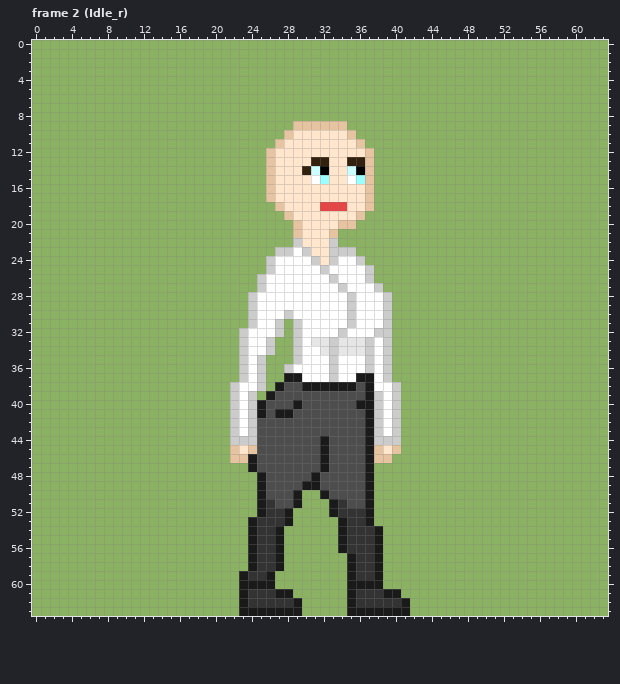
Edited in one commit: pixel-art file (Art/Office Pack/Characters/female1/female1.ase). The picture above is the old version.
64x64 pixels, 40 frames. Shown: frame 2 (Idle_r). The commit also changed other frames, which this record leaves out.
And afterwards:
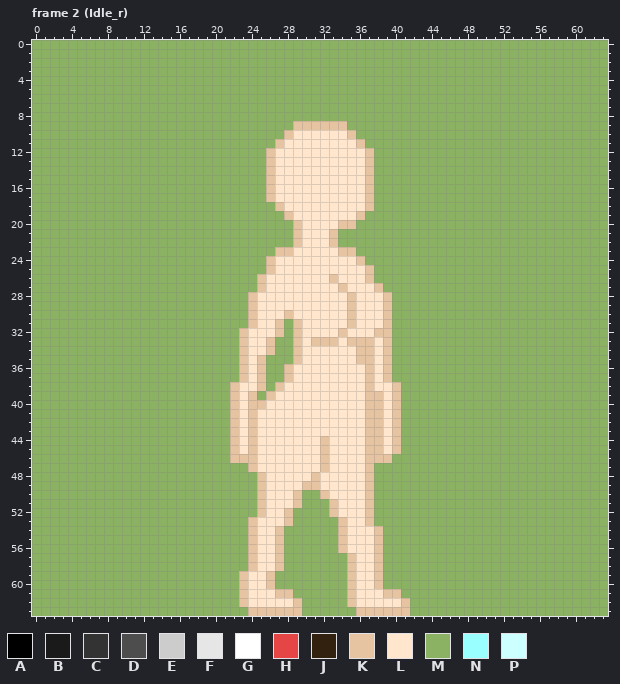
Palette (. is transparent): A #000000  B #1a1a1a  C #333333  D #4d4d4d  E #cccccc  F #e6e6e6  G #ffffff  H #e64545  J #33210f  K #e6c3a1  L #ffe6cc  M #8bb262  N #99ffff  P #ccffff
The edit:
layer "White shirt" now hidden
layer "Black shoes" now hidden
layer "Black trousers" now hidden
layer "Red lips" now hidden
layer "Blue eyes" now hidden
layer "Brown brows" now hidden
Frame 2 (Idle_r):
y 13: x 31..32 JJ -> LL; x 35..36 JJ -> LL
y 14: x 30..32 JPA -> LLL; x 35..36 PA -> LL
y 15: x 31..32 GN -> LL; x 35..36 GN -> LL
y 18: x 32..34 HHH -> LLL
y 22: x 29 E -> K; x 33 E -> K
y 23: x 27..30 EEGE -> KKLL; x 33..35 EEE -> LKK
y 24: x 26..31 EGGGGE -> KLLLLL; x 33..36 EGGE -> LLLK
y 25: x 26..37 EGGGGGEGGGGE -> KLLLLLLLLLLK
y 26: x 25..37 EGGGGGGGEGGGE -> KLLLLLLLKLLLK
y 27: x 25..38 EGGGGGGGGEGGGE -> KLLLLLLLLKLLLK
y 28..29: x 24..39 EGGGGGGGGGGEGGGE -> KLLLLLLLLLLKLLLK
y 30: x 24..39 EGGGEGGGGGGEGGGE -> KLLLKLLLLLLKLLLK
y 31: x 24..27 EGGE -> KLLK; x 29..39 EGGGGGEGGGE -> KLLLLLKLLLK
y 32: x 23..27 EGGGE -> KLLLK; x 29..39 EGGGGEGGGEE -> KLLLLKLLLKK
y 33: x 23..26 EGGE -> KLLK; x 29..39 EGFFEFFFEGE -> KLKKKLKKKLK
y 34: x 23..26 EGGE -> KLLK; x 29..39 EGGFEFFFEGE -> KLLLLLLKKLK
y 35: x 23..25 EGE -> KLK; x 29..39 EGGGEGGGEGE -> KLLLLLLKKLK
y 36: x 23..25 EGE -> KLK; x 28..39 EGGGGEGGGEGE -> KLLLLLLLLKLK
y 37: x 23..25 EGE -> KLK; x 28..39 BBGGGEGGBBGE -> KLLLLLLLLKLK
y 38: x 22..25 EGGE -> KLLK; x 27..40 BDDBBBBBBDBGGE -> KLLLLLLLLLKLLK
y 39: x 22..24 EGE -> KLK; x 26..40 BDDDDDDDDDDBEGE -> KLLLLLLLLLLKKLK
y 40: x 22..40 EGEBDDDBDDDDDDBBEGE -> KLKKLLLLLLLLLLLKKLK
y 41: x 22..40 EGEBDBBDDDDDDDDBEGE -> KLKLLLLLLLLLLLLKKLK
y 42..43: x 22..40 EGEDDDDDDDDDDDDBEGE -> KLKLLLLLLLLLLLLKKLK
y 44: x 22..40 EEEDDDDDDDBDDDDBEEE -> KLKLLLLLLLKLLLLKKLK
y 45: x 25..37 DDDDDDDBDDDDB -> LLLLLLLKLLLLK
y 46..47: x 24..37 BDDDDDDDBDDDDB -> KLLLLLLLKLLLLK
y 48: x 25..37 BDDDDDBDDDDDB -> KLLLLLKLLLLLK
y 49: x 25..37 BDDDDBBDDDDDB -> KLLLLKKLLLLLK
y 50: x 25..29 BDDDB -> KLLLK; x 32..37 BDDDDB -> KLLLLK
y 51: x 25..29 BCDDB -> KLLLK; x 33..37 BCDDB -> KLLLK
y 52: x 25..28 BCCB -> KLLK; x 33..37 BCCCB -> KLLLK
y 53: x 24..28 BCCCB -> KLLLK; x 34..37 BCCB -> KLLK
y 54..56: x 24..27 BCCB -> KLLK; x 34..38 BCCCB -> KLLLK
y 57..58: x 24..27 BCCB -> KLLK; x 35..38 BCCB -> KLLK
y 59: x 23..26 BCCB -> KLLK; x 35..38 BCCB -> KLLK
y 60: x 23..26 BBBB -> KLLK; x 35..38 BBBB -> KLLK
y 61: x 23..28 BCCCBB -> KLLLKK; x 35..40 BCCCBB -> KLLLKK
y 62: x 23..29 BCCCCCB -> KLLLLLK; x 35..41 BCCCCCB -> KLLLLLK
y 63: x 23..29 BBBBBBB -> MKKKKKK; x 35..41 BBBBBBB -> MKKKKKK
Boxes around the changes in both pictures, in picture pixels (x1, y1, x2, y2):
changed: (230, 157, 410, 616)
